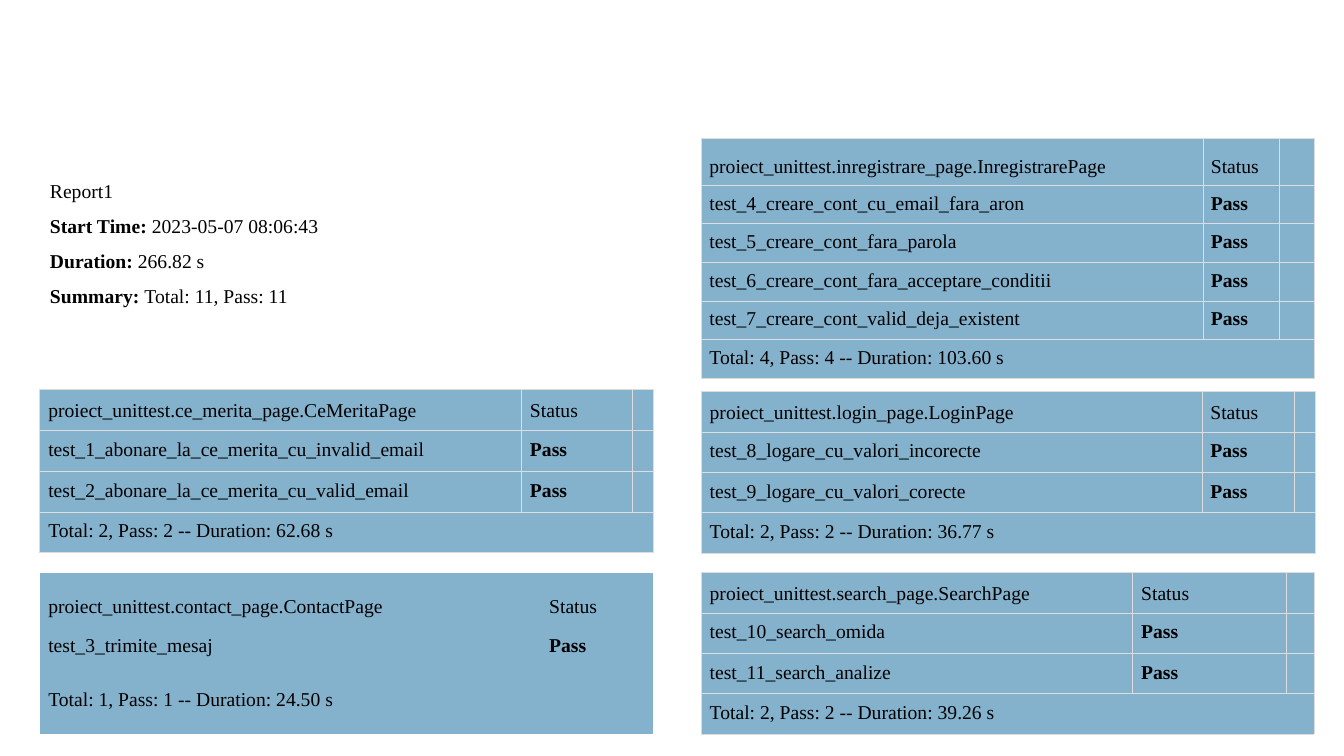
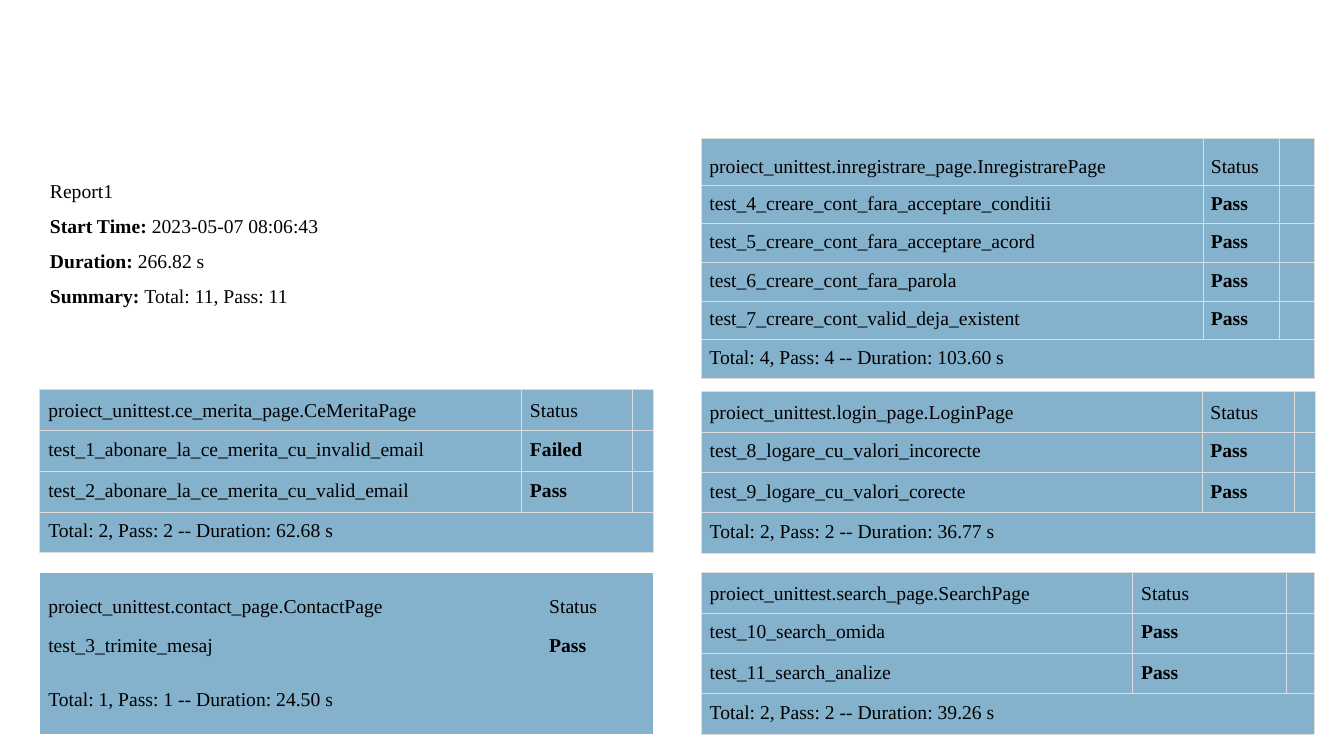
Before and after one commit to godavid128/Test_Website_medtinker, a slide deck: slide 14 of TEST WEBSITE MEDTINKER _GORODETCHI DAVID_27.05.2023.pptx. Drawn at 1344x756 pixels with LibreOffice and Linux fonts; fonts in the diff are those of the drawing; background and template pictures are left out. Boxes give left, top, right and bottom in pixels: in the first picture for what was removed or moved away, otherwise in the second. Text is boxed around its words. In the diff, an @@ line names an element or a change of style, - is before the commit and + after.

```diff
--- a/TEST WEBSITE MEDTINKER _GORODETCHI DAVID_27.05.2023.pptx
+++ b/TEST WEBSITE MEDTINKER _GORODETCHI DAVID_27.05.2023.pptx
@@ table at [702,139,1313,378] @@
-row 2, column 1: test_4_creare_cont_cu_email_fara_aron
+row 2, column 1: test_4_creare_cont_fara_acceptare_conditii
-row 3, column 1: test_5_creare_cont_fara_parola
+row 3, column 1: test_5_creare_cont_fara_acceptare_acord
-row 4, column 1: test_6_creare_cont_fara_acceptare_conditii
+row 4, column 1: test_6_creare_cont_fara_parola
@@ table at [40,390,652,554] @@
-row 2, column 2: Pass
+row 2, column 2: Failed
```
Also in this commit, not shown: 9 other slides changed, 4 other files.
